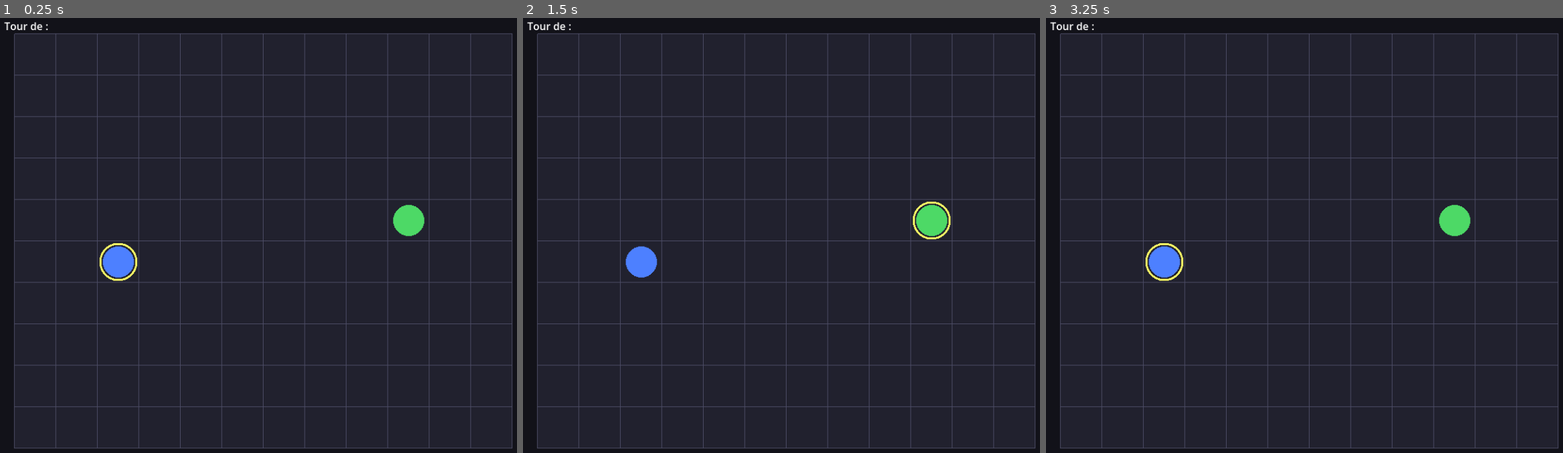
Above: before the commit, frames 1-3 (left to right).
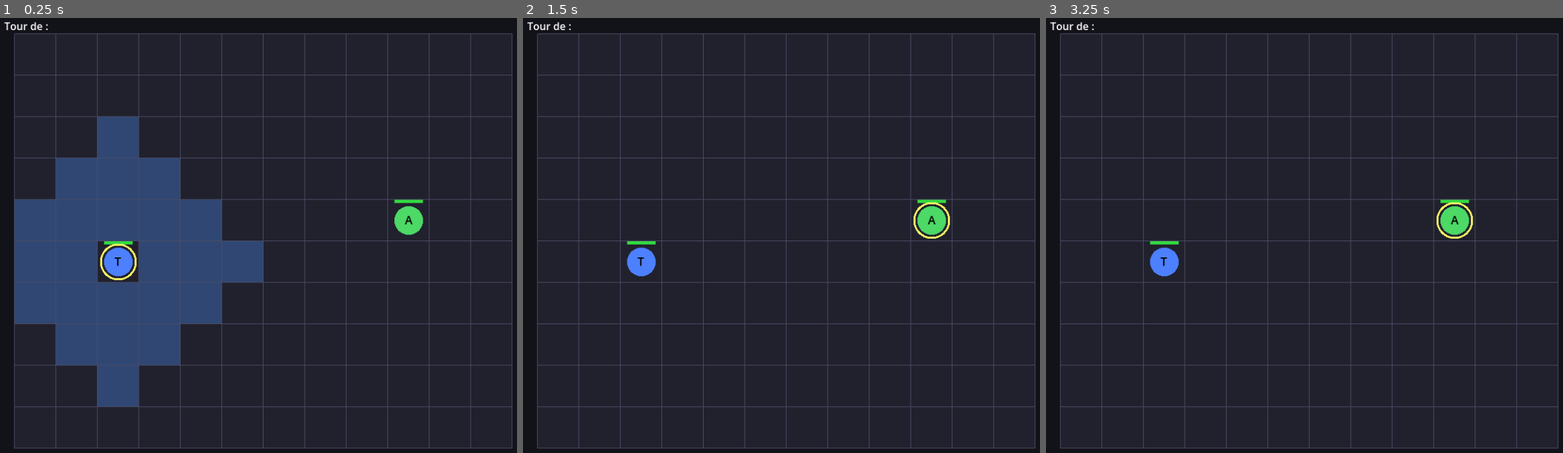
Above: after the commit, the same moments.

Repository: bodji27200-web/mon-jeux-video-
Game: Godot game, scene res://Main.tscn
The game is run twice, just before and just after one commit, with the same random seed, the same clock (stepped at 60 frames per second) and the same inputs.
Inputs (mouse positions are in pixels of both pictures, inside the frame that each line leads up to):
- Up to frame 1 (0.25 s): no input
- Up to frame 2 (1.5 s): tap Enter (ui_accept) at 0.5, 1.35 s; move the mouse to (905, 218) at 0.52 s; hold Enter (ui_accept) 0.53-1.28 s; click (905, 218) at 0.67 s; move the mouse to (678, 265) at 1.27 s; click (678, 265) at 1.42 s
- Up to frame 3 (3.25 s): tap Enter (ui_accept) at 1.52, 1.82, 2.85, 3.02 s; move the mouse to (1361, 139) at 2.02 s; hold Enter (ui_accept) 2.03-2.78 s; click (1361, 139) at 2.17 s; move the mouse to (1283, 331) at 2.77 s; click (1283, 331) at 2.92 s

The runs differ from the first frame. In frame 1, 18% of the frame differs, in the area x 2-83%, y 22-90%; in frame 2, 0.4%; in frame 3, 0.5%.

Commit message:
Etape 3: deplacement du joueur (clic) + fondation data-driven (GameData)

Diff:
--- /dev/null
+++ b/Battle.gd
@@ -0,0 +1,66 @@
+extends Node2D
+
+# Orchestrateur du combat : relie tours, entrées du joueur et actions.
+
+@onready var grid: Node2D = $Grid
+@onready var turn_manager: Node = $TurnManager
+
+var active_unit: Node = null
+var phase := "idle"  # "move" : en attente d'un clic de déplacement
+
+
+func _ready() -> void:
+	turn_manager.turn_started.connect(_on_turn_started)
+	turn_manager.start()
+
+
+func _on_turn_started(unit: Node) -> void:
+	active_unit = unit
+	if unit.is_player():
+		_show_moves(unit)
+	else:
+		_ai_take_turn(unit)
+
+
+func _show_moves(unit: Node) -> void:
+	grid.move_cells = grid.get_reachable_cells(unit.grid_position, unit.data.move_range, _occupied(unit))
+	grid.queue_redraw()
+	phase = "move"
+
+
+func _ai_take_turn(_unit: Node) -> void:
+	# Étape 3 : l'IA passe son tour (vraie IA à l'étape 5).
+	await get_tree().create_timer(0.4).timeout
+	_end_turn()
+
+
+func _unhandled_input(event: InputEvent) -> void:
+	if active_unit == null or not active_unit.is_player():
+		return
+	if event is InputEventMouseButton and event.pressed and event.button_index == MOUSE_BUTTON_LEFT:
+		_handle_click(grid.local_to_cell(grid.to_local(get_global_mouse_position())))
+	elif event.is_action_pressed("ui_accept"):
+		_end_turn()
+
+
+func _handle_click(cell: Vector2i) -> void:
+	if phase == "move" and cell in grid.move_cells:
+		active_unit.move_to(cell)
+		_end_turn()
+
+
+func _end_turn() -> void:
+	grid.move_cells = []
+	grid.target_cells = []
+	grid.queue_redraw()
+	phase = "idle"
+	turn_manager.next_turn()
+
+
+# Dictionnaire {case: unité} des cases occupées par une unité vivante.
+func _occupied(except: Node = null) -> Dictionary:
+	var occ := {}
+	for u in get_tree().get_nodes_in_group("units"):
+		if u != except and u.is_alive():
+			occ[u.grid_position] = u
+	return occ
--- /dev/null
+++ b/GameData.gd
@@ -0,0 +1,24 @@
+extends Node
+
+# Données centrales du jeu (architecture data-driven).
+# Ajouter une classe = ajouter une entrée dans CLASSES. Aucune logique en dur.
+
+enum Team { PLAYER, AI }
+
+const CLASSES := {
+	"tank": {
+		"name": "Tank", "color": Color(0.30, 0.50, 1.00), "symbol": "T",
+		"max_hp": 42, "move_range": 3, "attack": 8, "attack_range": 1,
+		"crit_chance": 0.05, "behavior": "melee",
+	},
+	"archer": {
+		"name": "Archer", "color": Color(0.30, 0.85, 0.40), "symbol": "A",
+		"max_hp": 22, "move_range": 4, "attack": 10, "attack_range": 4,
+		"crit_chance": 0.20, "behavior": "kite",
+	},
+}
+
+# Sélections courantes (définies à l'écran de préparation, étape 6).
+var difficulty := "normal"
+var player_team: Array = ["tank"]
+var ai_team: Array = ["archer"]
--- a/Grid.gd
+++ b/Grid.gd
@@ -1,44 +1,72 @@
 extends Node2D
 
-# Étape 1 : affichage de la grille tactique.
-# Dessine une grille de cases via _draw(). Rien d'autre pour l'instant
-# (pas d'unités ni de déplacement : ce sont les étapes suivantes).
+# Grille tactique : affichage + utilitaires de coordonnées.
 
-# --- Configuration de la grille ---
 const COLUMNS := 12
 const ROWS := 10
 const CELL_SIZE := 64
 
-# --- Couleurs (ambiance dark fantasy) ---
-const COLOR_CELL := Color(0.13, 0.13, 0.18)   # remplissage des cases
-const COLOR_LINE := Color(0.30, 0.30, 0.40)   # lignes du quadrillage
+const COLOR_CELL := Color(0.13, 0.13, 0.18)
+const COLOR_LINE := Color(0.30, 0.30, 0.40)
+const COLOR_MOVE := Color(0.30, 0.55, 0.95, 0.35)    # cases de déplacement
+const COLOR_TARGET := Color(0.90, 0.25, 0.25, 0.40)  # cibles attaquables
+
+var move_cells: Array = []
+var target_cells: Array = []
 
 
 func _draw() -> void:
-	var grid_width := COLUMNS * CELL_SIZE
-	var grid_height := ROWS * CELL_SIZE
-
-	# Remplissage de chaque case
+	var w := COLUMNS * CELL_SIZE
+	var h := ROWS * CELL_SIZE
 	for col in COLUMNS:
 		for row in ROWS:
-			var rect := Rect2(col * CELL_SIZE, row * CELL_SIZE, CELL_SIZE, CELL_SIZE)
-			draw_rect(rect, COLOR_CELL)
-
-	# Lignes verticales
+			draw_rect(_cell_rect(Vector2i(col, row)), COLOR_CELL)
+	for cell in move_cells:
+		draw_rect(_cell_rect(cell), COLOR_MOVE)
+	for cell in target_cells:
+		draw_rect(_cell_rect(cell), COLOR_TARGET)
 	for col in COLUMNS + 1:
-		var x := col * CELL_SIZE
-		draw_line(Vector2(x, 0), Vector2(x, grid_height), COLOR_LINE, 1.0)
-
-	# Lignes horizontales
+		draw_line(Vector2(col * CELL_SIZE, 0), Vector2(col * CELL_SIZE, h), COLOR_LINE, 1.0)
 	for row in ROWS + 1:
-		var y := row * CELL_SIZE
-		draw_line(Vector2(0, y), Vector2(grid_width, y), COLOR_LINE, 1.0)
+		draw_line(Vector2(0, row * CELL_SIZE), Vector2(w, row * CELL_SIZE), COLOR_LINE, 1.0)
 
 
-# Renvoie le centre d'une case (en coordonnées locales à la grille).
-# Sert à positionner les unités sur la grille.
+func _cell_rect(cell: Vector2i) -> Rect2:
+	return Rect2(cell.x * CELL_SIZE, cell.y * CELL_SIZE, CELL_SIZE, CELL_SIZE)
+
+
+# Centre d'une case, en coordonnées locales à la grille (pour placer les unités).
 func cell_to_local(cell: Vector2i) -> Vector2:
-	return Vector2(
-		cell.x * CELL_SIZE + CELL_SIZE / 2.0,
-		cell.y * CELL_SIZE + CELL_SIZE / 2.0
-	)
+	return Vector2(cell.x * CELL_SIZE + CELL_SIZE / 2.0, cell.y * CELL_SIZE + CELL_SIZE / 2.0)
+
+
+func local_to_cell(local_pos: Vector2) -> Vector2i:
+	return Vector2i(floori(local_pos.x / CELL_SIZE), floori(local_pos.y / CELL_SIZE))
+
+
+func is_inside(cell: Vector2i) -> bool:
+	return cell.x >= 0 and cell.x < COLUMNS and cell.y >= 0 and cell.y < ROWS
+
+
+func manhattan(a: Vector2i, b: Vector2i) -> int:
+	return abs(a.x - b.x) + abs(a.y - b.y)
+
+
+# BFS 4-directionnel : cases atteignables sans traverser une case occupée.
+func get_reachable_cells(start: Vector2i, move_range: int, occupied: Dictionary) -> Array:
+	var result: Array = []
+	var visited := {start: 0}
+	var queue: Array = [start]
+	while not queue.is_empty():
+		var current: Vector2i = queue.pop_front()
+		var dist: int = visited[current]
+		if dist >= move_range:
+			continue
+		for dir in [Vector2i(1, 0), Vector2i(-1, 0), Vector2i(0, 1), Vector2i(0, -1)]:
+			var nxt: Vector2i = current + dir
+			if not is_inside(nxt) or visited.has(nxt) or occupied.has(nxt):
+				continue
+			visited[nxt] = dist + 1
+			result.append(nxt)
+			queue.append(nxt)
+	return result
--- a/Main.tscn
+++ b/Main.tscn
@@ -1,10 +1,12 @@
-[gd_scene load_steps=4 format=3 uid="uid://b1rpgtactiquemain"]
+[gd_scene load_steps=5 format=3 uid="uid://b1rpgtactiquemain"]
 
+[ext_resource type="Script" path="res://Battle.gd" id="0_battle"]
 [ext_resource type="Script" path="res://Grid.gd" id="1_grid"]
 [ext_resource type="Script" path="res://Unit.gd" id="2_unit"]
 [ext_resource type="Script" path="res://TurnManager.gd" id="3_turn"]
 
 [node name="Main" type="Node2D"]
+script = ExtResource("0_battle")
 
 [node name="Grid" type="Node2D" parent="."]
 position = Vector2(32, 32)
@@ -12,14 +14,14 @@
 
 [node name="Tank" type="Node2D" parent="Grid"]
 script = ExtResource("2_unit")
-unit_name = "Tank"
-color = Color(0.3, 0.5, 1, 1)
+class_id = "tank"
+team = 0
 grid_position = Vector2i(2, 5)
 
 [node name="Archer" type="Node2D" parent="Grid"]
 script = ExtResource("2_unit")
-unit_name = "Archer"
-color = Color(0.3, 0.85, 0.4, 1)
+class_id = "archer"
+team = 1
 grid_position = Vector2i(9, 4)
 
 [node name="TurnManager" type="Node" parent="."]
@@ -31,6 +33,6 @@
 [node name="TurnLabel" type="Label" parent="UI"]
 offset_left = 16.0
 offset_top = 8.0
-offset_right = 400.0
+offset_right = 600.0
 offset_bottom = 40.0
 text = "Tour de :"
--- a/TurnManager.gd
+++ b/TurnManager.gd
@@ -1,38 +1,42 @@
 extends Node
 
-# Gère le système de tours : qui joue, et le passage au tour suivant.
-# Étape 2 : on alterne simplement entre les unités avec la touche Espace.
+# Système de tours : ordre de jeu et passage d'une unité à la suivante.
+
+signal turn_started(unit)
 
 @export var turn_label: Label
 
 var units: Array = []
-var current_index := 0
+var current_index := -1
 
 
-func _ready() -> void:
-	# Récupère toutes les unités présentes sur la grille.
+func start() -> void:
 	units = get_tree().get_nodes_in_group("units")
 	if units.is_empty():
 		return
-	_update_turn()
+	_begin(0)
 
 
-func _unhandled_input(event: InputEvent) -> void:
-	# Espace (ou Entrée) = passer au tour suivant.
-	if event.is_action_pressed("ui_accept"):
-		next_turn()
+func current_unit() -> Node:
+	return units[current_index] if current_index >= 0 else null
 
 
 func next_turn() -> void:
-	if units.is_empty():
-		return
-	current_index = (current_index + 1) % units.size()
-	_update_turn()
+	var n := units.size()
+	for i in range(1, n + 1):
+		var cand := (current_index + i) % n
+		if units[cand].is_alive():
+			_begin(cand)
+			return
 
 
-func _update_turn() -> void:
-	# Met en surbrillance l'unité active et met à jour le texte.
-	for i in units.size():
-		units[i].set_active(i == current_index)
+func _begin(index: int) -> void:
+	current_index = index
+	var unit: Node = units[index]
+	for u in units:
+		u.set_active(u == unit)
+	unit.reset_turn()
 	if turn_label:
-		turn_label.text = "Tour de : %s" % units[current_index].unit_name
+		var camp := "Joueur" if unit.is_player() else "IA"
+		turn_label.text = "Tour de : %s (%s)" % [unit.data.name, camp]
+	turn_started.emit(unit)
--- a/Unit.gd
+++ b/Unit.gd
@@ -1,25 +1,47 @@
 extends Node2D
 
-# Une unité du jeu (pion). Pour l'instant : un simple cercle coloré, statique.
-# Le déplacement viendra à l'étape suivante.
-# Données configurables depuis l'éditeur (approche data-driven).
+# Une unité de combat. Toutes ses caractéristiques viennent de GameData.CLASSES
+# (data-driven : aucune stat codée en dur ici).
 
-@export var unit_name: String = "Unité"
-@export var color: Color = Color.WHITE
-@export var grid_position: Vector2i = Vector2i.ZERO
+@export var class_id := "tank"
+@export var team: int = 0  # 0 = Joueur, 1 = IA
+@export var grid_position := Vector2i.ZERO
 
-const RADIUS := 24.0
+const RADIUS := 22.0
 
-var _active := false  # true quand c'est le tour de cette unité
+var data: Dictionary = {}
+var hp := 0
+var has_moved := false
+var has_acted := false
+var buffs: Array = []  # buffs/debuffs actifs (étape 8)
+var _active := false
 
 
 func _ready() -> void:
 	add_to_group("units")
-	# Se place au centre de sa case (la grille est le parent).
+	data = GameData.CLASSES[class_id]
+	hp = data.max_hp
+	_refresh_position()
+
+
+func _refresh_position() -> void:
 	var grid := get_parent()
 	if grid and grid.has_method("cell_to_local"):
 		position = grid.cell_to_local(grid_position)
-	queue_redraw()
+
+
+func is_player() -> bool:
+	return team == GameData.Team.PLAYER
+
+
+func is_alive() -> bool:
+	return hp > 0
+
+
+func move_to(cell: Vector2i) -> void:
+	grid_position = cell
+	_refresh_position()
+	has_moved = true
 
 
 func set_active(active: bool) -> void:
@@ -27,8 +49,20 @@
 	queue_redraw()
 
 
+func reset_turn() -> void:
+	has_moved = false
+	has_acted = false
+
+
 func _draw() -> void:
-	draw_circle(Vector2.ZERO, RADIUS, color)
-	# Anneau jaune autour de l'unité dont c'est le tour.
+	draw_circle(Vector2.ZERO, RADIUS, data.color)
+	# Symbole de la classe
+	var font := ThemeDB.fallback_font
+	draw_string(font, Vector2(-6, 6), str(data.symbol), HORIZONTAL_ALIGNMENT_LEFT, -1, 18, Color.BLACK)
+	# Barre de vie
+	var ratio := clampf(float(hp) / float(data.max_hp), 0.0, 1.0)
+	var bar_y := -RADIUS - 10.0
+	draw_rect(Rect2(-RADIUS, bar_y, RADIUS * 2.0, 5), Color(0.15, 0.0, 0.0))
+	draw_rect(Rect2(-RADIUS, bar_y, RADIUS * 2.0 * ratio, 5), Color(0.20, 0.85, 0.25))
 	if _active:
-		draw_arc(Vector2.ZERO, RADIUS + 4.0, 0.0, TAU, 32, Color(1, 1, 0.4), 3.0)
+		draw_arc(Vector2.ZERO, RADIUS + 5.0, 0.0, TAU, 32, Color(1, 1, 0.4), 3.0)
--- a/project.godot
+++ b/project.godot
@@ -17,3 +17,7 @@
 [rendering]
 
 environment/defaults/default_clear_color=Color(0.07, 0.07, 0.1, 1)
+
+[autoload]
+
+GameData="*res://GameData.gd"
